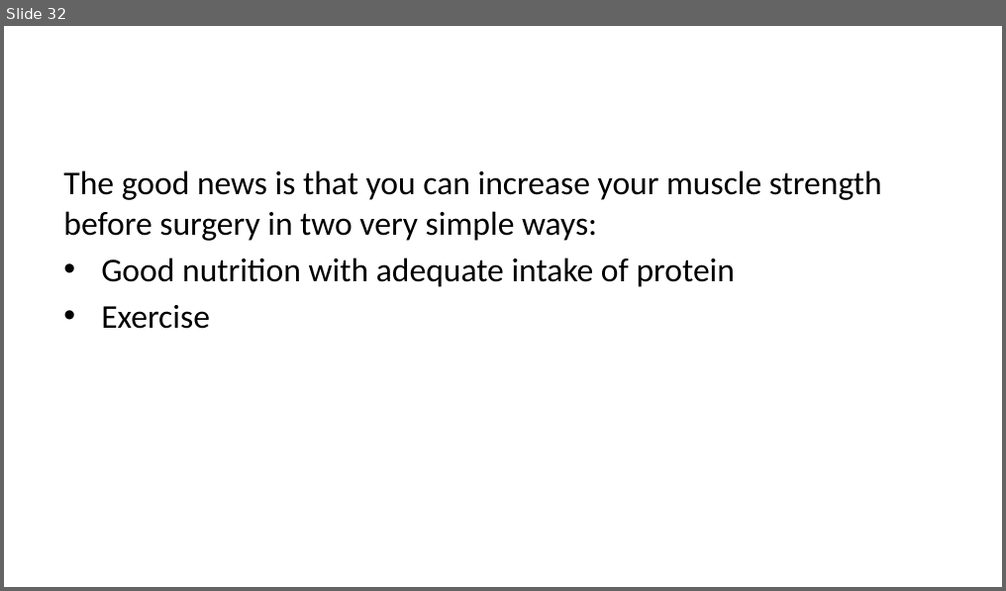
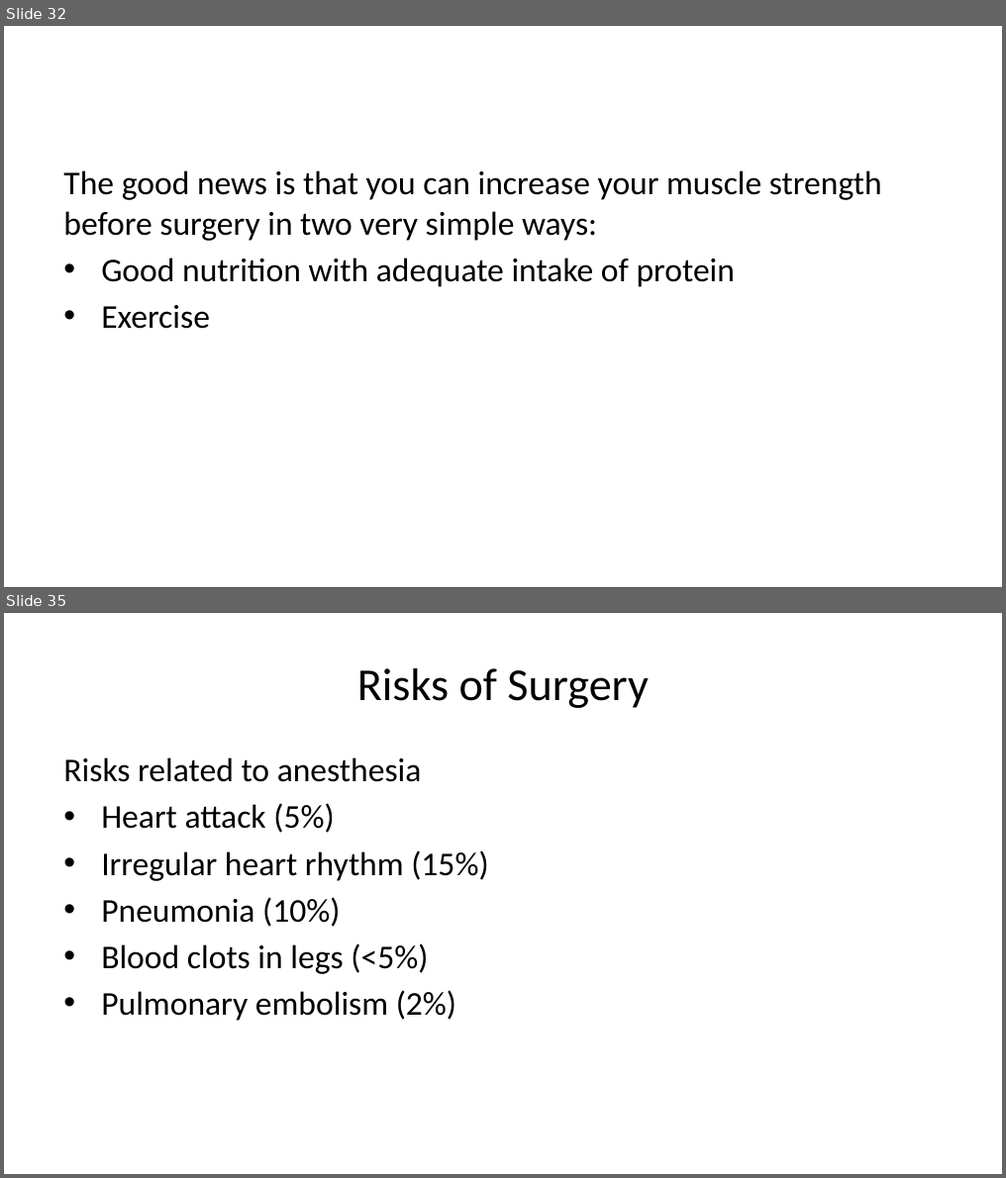
Before and after one commit to jcsalo/patient_education, a slide deck: lci_surgery.pptx. Shown one above the other, each under a label of ours: slide 32 before the commit, slides 32 and 35 after it; the slides between them are not shown. The pictures are 1006x591 and 1006x1178 pixels, drawn with LibreOffice and Linux fonts; fonts in the diff are those of the drawing. Boxes give left, top, right and bottom in pixels: in the first picture for what was removed or moved away, otherwise in the second. Text is boxed around its words. In the diff, an @@ line names an element or a change of style, - is before the commit and + after.

```diff
--- a/lci_surgery.pptx
+++ b/lci_surgery.pptx
@@ slide 35 added at [4,613,1002,1174], background #FFFFFF @@
@@ title added at [357,668,648,708], 33 pt, text #000000 @@
+Risks of Surgery
@@ text added at [63,758,488,1021], 24 pt, text #000000 @@
+Risks related to anesthesia
+• Heart attack (5%)
+• Irregular heart rhythm (15%)
+• Pneumonia (10%)
+• Blood clots in legs (<5%)
+• Pulmonary embolism (2%)
```
Also in this commit, not shown: 1 slide changed, 9 other slides added, 3 slides removed, 34 other files.
